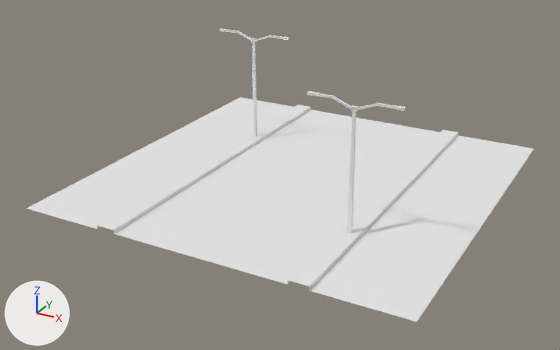
A saved change to the OBJ model data/mars/maps/import/map0/blvd_main.obj.
One viewpoint serves both versions: a 50 mm camera at (1.38, -2.71, 1.34) aimed at (-0.04, -0.13, 0.05). Every picture has the same lights, and +X, +Y and +Z are marked at lower left. Where no turn or scale is listed for an object, it has been applied to the vertices. Vertices at the same position are counted once.

Script lines for the objects in view, before the commit:
```python
mat_marscity = principled_material('marscity')
mat_marscity.base_color = (0.8, 0.8, 0.8)  # white #e7e7e7
mat_marscity.roughness = 1.0
mat_marsindx_239 = principled_material('MARSINDX_239')
mat_marsindx_239.base_color = (0.8, 0.8, 0.8)  # white #e7e7e7
mat_marsindx_239.roughness = 1.0
me_blvd_main_plane_002 = bpy.data.meshes.new('blvd_main_Plane.002')
me_blvd_main_plane_002.from_pydata(...)  # 219 vertices, 186 faces; spans x -0.8..0.8, y -0.8..0.8, z 0.0..0.52
# faces by material slot: [114, 48, 24]
me_blvd_main_plane_002.materials.append(mat_marsnull)  # white #e7e7e7
me_blvd_main_plane_002.materials.append(mat_marscity)  # white #e7e7e7
me_blvd_main_plane_002.materials.append(mat_marsindx_239)  # white #e7e7e7
ob_blvd_main_plane_002 = bpy.data.objects.new('blvd_main_Plane.002', me_blvd_main_plane_002)
ob_blvd_main_plane_002.location = (0.0, 0.0, 0.0)
```
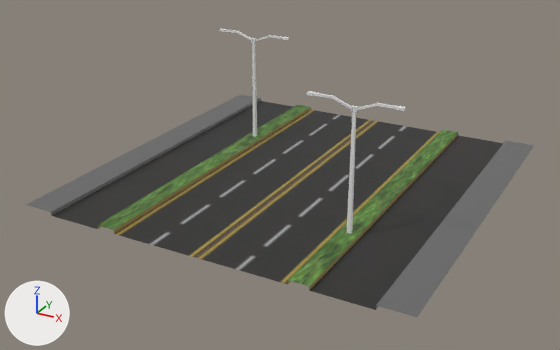
Patch to the scene script:
```diff
--- a/data/mars/maps/import/map0/blvd_main.obj.py
+++ b/data/mars/maps/import/map0/blvd_main.obj.py
@@ img_marscity_tga @@
+img_marscity_tga = load_image('marscity.tga', '../textures/marscity.tga', 186, 192, 'sRGB')
@@ mat_marscity @@
 mat_marscity = principled_material('marscity')
-mat_marscity.base_color = (0.8, 0.8, 0.8)  # white #e7e7e7
-mat_marscity.roughness = 1.0
+mat_marscity.texture = img_marscity_tga
+mat_marscity.roughness = 0.526
@@ mat_marsindx_239 @@
 mat_marsindx_239 = principled_material('MARSINDX_239')
-mat_marsindx_239.base_color = (0.8, 0.8, 0.8)  # white #e7e7e7
+mat_marsindx_239.base_color = (0.295, 0.214, 0.0352)  # yellow #947f35
 mat_marsindx_239.roughness = 1.0
@@ mat_marsindx_7 @@
+mat_marsindx_7 = principled_material('MARSINDX_7')
+mat_marsindx_7.base_color = (0.142, 0.142, 0.142)  # dark grey #696969
+mat_marsindx_7.roughness = 0.526
@@ me_blvd_main_plane_002 @@
 # used by ob_blvd_main_plane_002; location = (0.0, 0.0, 0.0)
-me_blvd_main_plane_002.from_pydata(...)  # 219 vertices, 186 faces; spans x -0.8..0.8, y -0.8..0.8, z 0.0..0.52
+me_blvd_main_plane_002.from_pydata(...)  # 233 vertices, 198 faces; spans x -0.8..0.8, y -0.8..0.8, z 0.0..0.52
+# me_blvd_main_plane_002 part 1
+# 14 vertices are removed from x -0.8..0.8, y -0.8..0.8, z 0.0
+# 12 faces are deleted
+# 7 vertices in x 0.62, y -0.8..0.8, z 0.0 move by (0.05, 0.0, 0.0)
+# 7 vertices in x -0.62, y -0.8..0.8, z 0.0 move by (-0.05, 0.0, 0.0)
+# 14 vertices are added at x -0.67..0.67, y -0.8..0.8, z 0.02
+# 7 new vertices lie (-0.13, 0.0, 0.0) away from vertices in x -0.67, y -0.8..0.8, z 0.02
+# 7 new vertices lie (0.13, 0.0, 0.0) away from vertices in x 0.67, y -0.8..0.8, z 0.02
+# 24 new faces join them, mat_marsindx_7 (dark grey #696969)
 me_blvd_main_plane_002.materials.append(mat_marsnull)
@@ me_blvd_main_plane_002 @@
 me_blvd_main_plane_002.materials.append(mat_marsindx_239)
+me_blvd_main_plane_002.materials.append(mat_marsindx_7)  # dark grey #696969
```

What differs and where, as boxes (x1, y1, x2, y2) in the pictures (560 x 350 px):
'blvd_main_Plane.002', surface changed, recoloured, reshaped (white to black): before (26, 28, 533, 322); after (26, 28, 534, 317)
part 1 of me_blvd_main_plane_002, built on: before (26, 97, 533, 322); after (26, 95, 534, 317)
